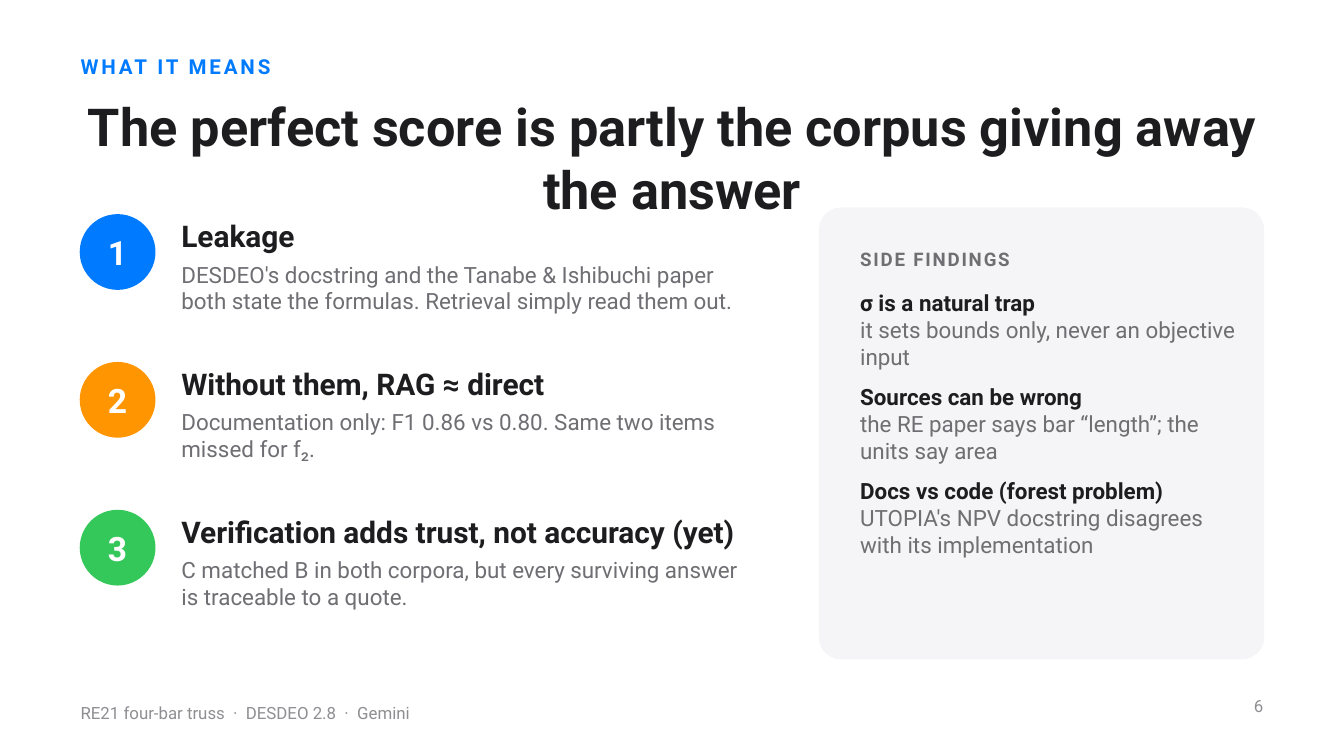
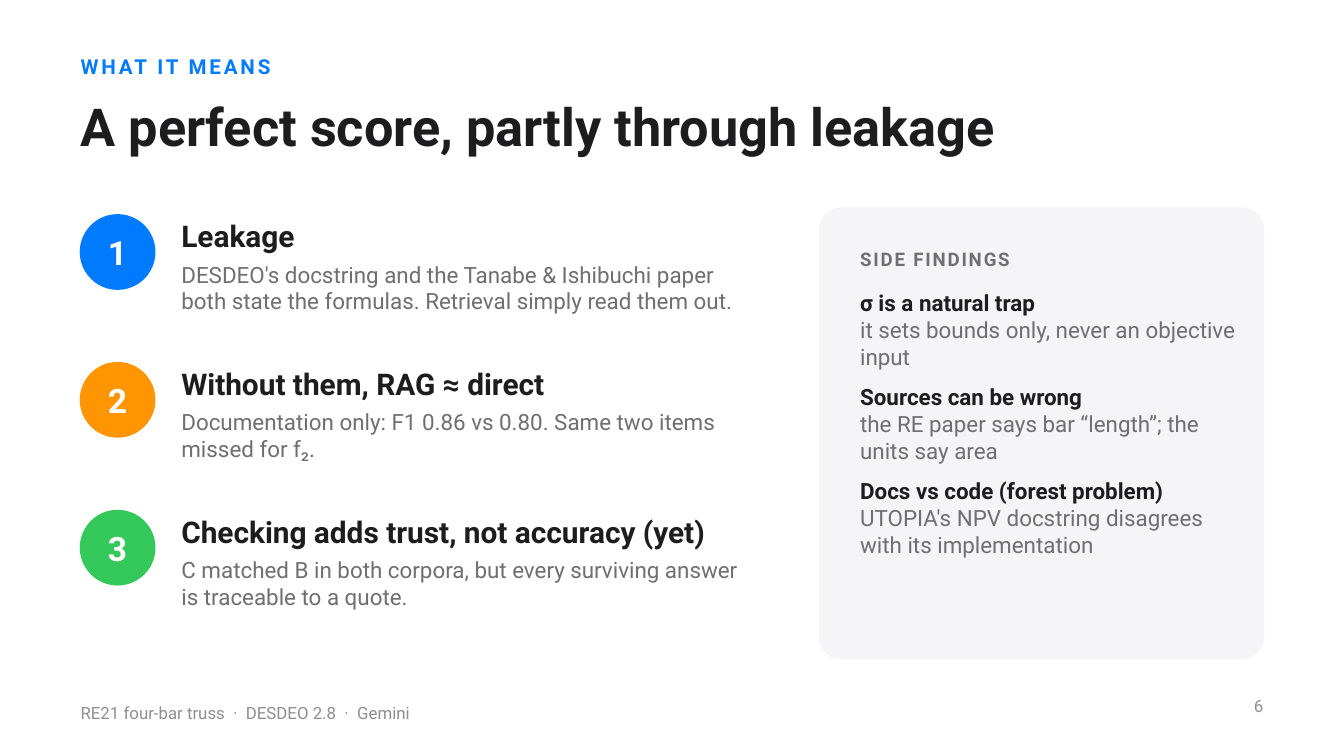
Before and after one commit to haben-ai/Objective-Dependency-RAG, a slide deck: slide 6 of docs/advisor_presentation.pptx. Drawn at 1344x756 pixels with LibreOffice and Linux fonts; fonts in the diff are those of the drawing. Boxes give left, top, right and bottom in pixels: in the first picture for what was removed or moved away, otherwise in the second. Text is boxed around its words. In the diff, an @@ line names an element or a change of style, - is before the commit and + after.

```diff
--- a/docs/advisor_presentation.pptx
+++ b/docs/advisor_presentation.pptx
@@ title at (x1=81, y1=106, x2=994, y2=157): text changed @@
-The perfect score is partly the corpus giving away the answer
+A perfect score, partly through leakage
@@ text at (x1=181, y1=519, x2=705, y2=550): text changed @@
-Verification adds trust, not accuracy (yet)
+Checking adds trust, not accuracy (yet)
```
Also in this commit, not shown: 6 other slides changed, 1 other file.
